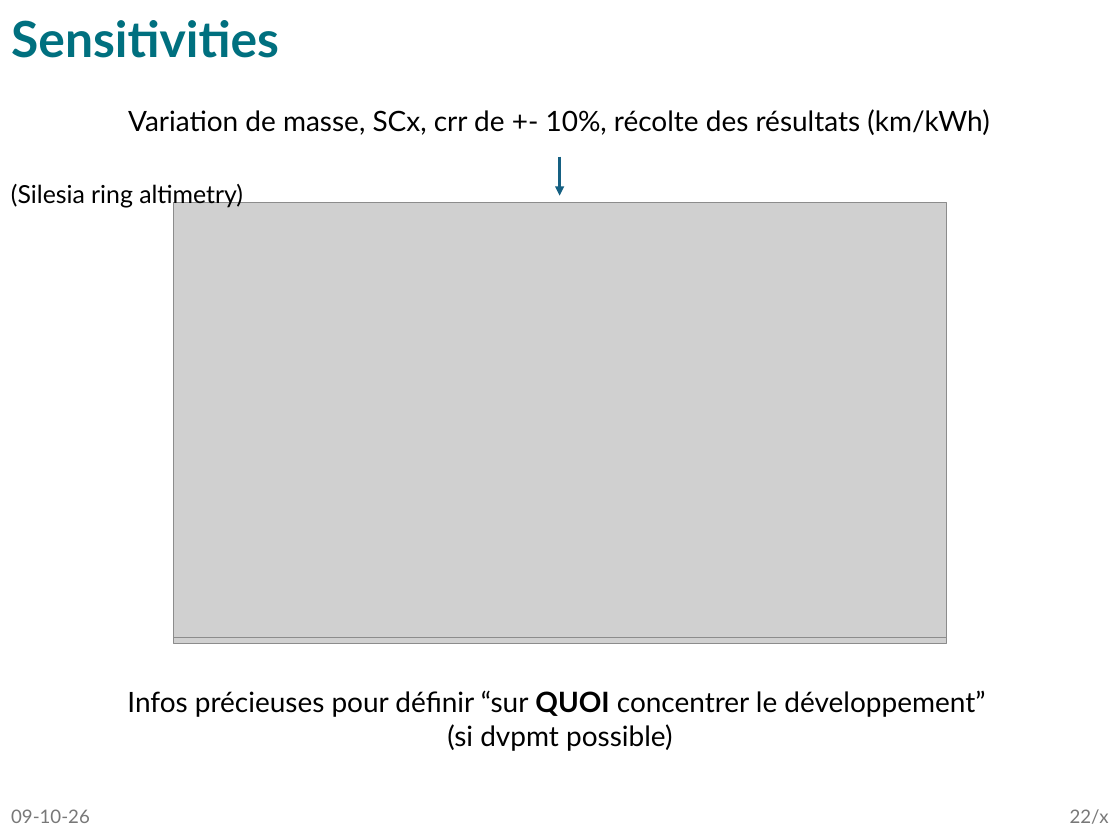
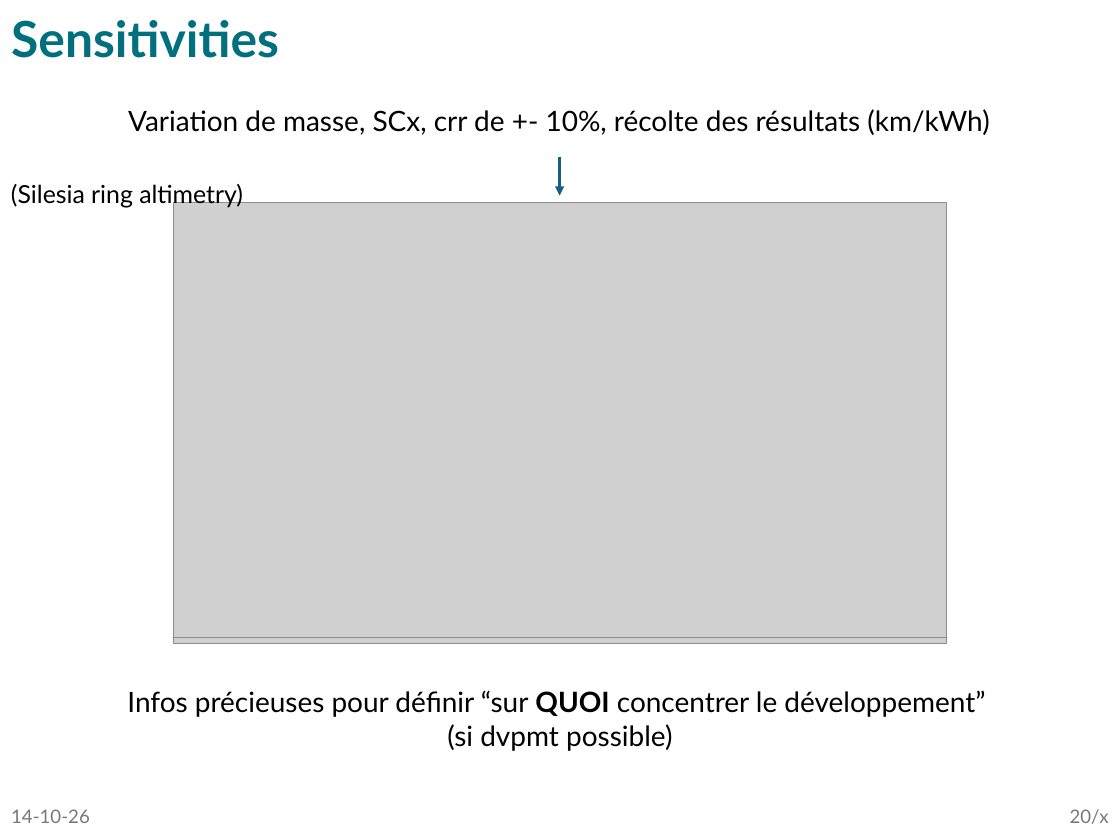
Before and after one commit to tomBeauve/ShellEcoLiege, a slide deck: slide 20 of Efficiency_calculator/SEM_lapTime_consumption.pptx (slide 22 before the commit). Drawn at 1120x840 pixels with LibreOffice and Linux fonts; fonts in the diff are those of the drawing; grey boxes stand for pictures. Boxes give left, top, right and bottom in pixels: in the first picture for what was removed or moved away, otherwise in the second. Text is boxed around its words. In the diff, an @@ line names an element or a change of style, - is before the commit and + after.

```diff
--- a/Efficiency_calculator/SEM_lapTime_consumption.pptx
+++ b/Efficiency_calculator/SEM_lapTime_consumption.pptx
@@ text at box(11, 809, 90, 823): text changed @@
-09-10-26
+14-10-26
@@ page number at box(1070, 809, 1109, 824): text changed @@
-22/x
+20/x
```
Also in this commit, not shown: 27 other slides changed, 1 slide added, 4 other files.
